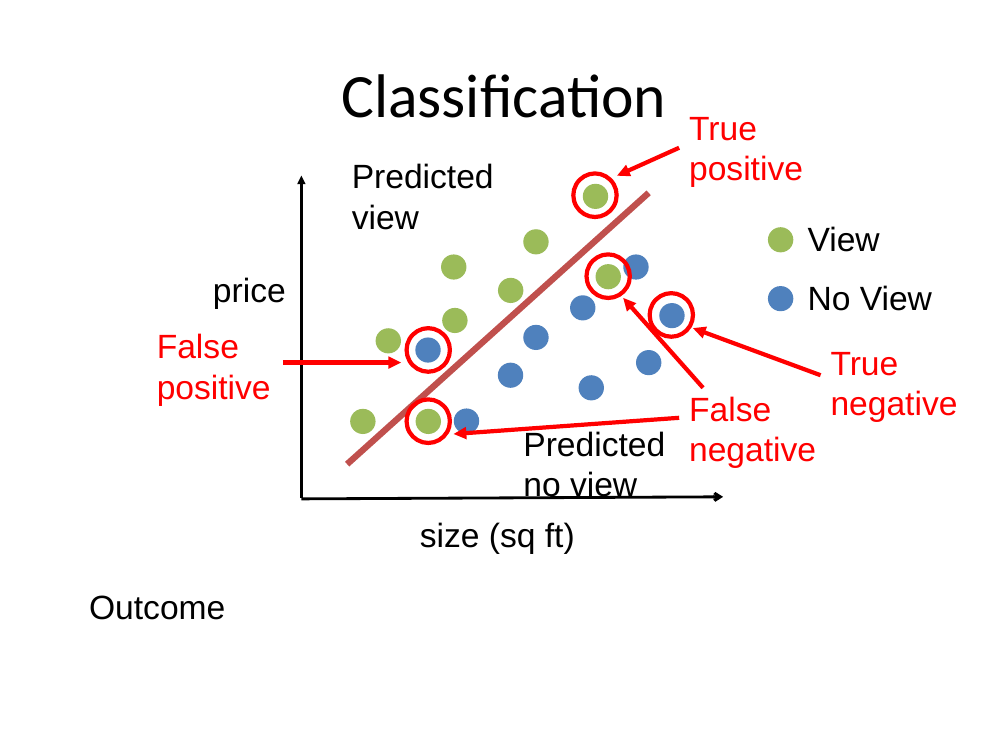
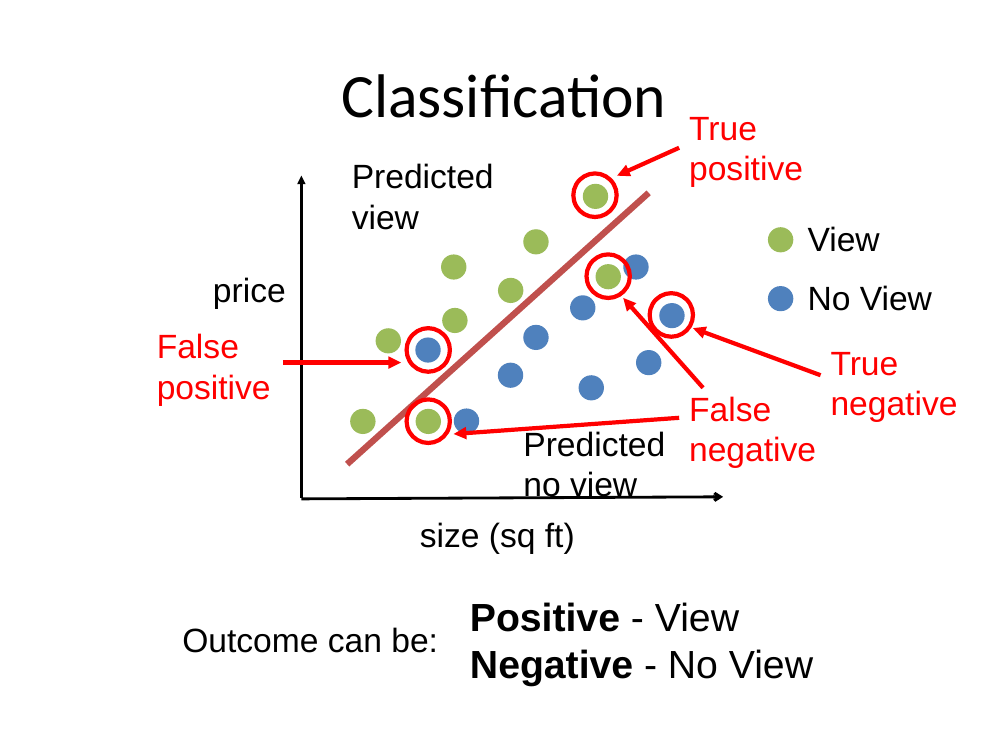
Before and after one commit to aloksharma1993/techfest-ml-tutorial, a slide deck: slide 16 of Techfest_ML.pptx. Drawn at 1008x756 pixels with LibreOffice and Linux fonts; fonts in the diff are those of the drawing. Boxes give left, top, right and bottom in pixels: in the first picture for what was removed or moved away, otherwise in the second. Text is boxed around its words. In the diff, an @@ line names an element or a change of style, - is before the commit and + after.

```diff
--- a/Techfest_ML.pptx
+++ b/Techfest_ML.pptx
@@ text removed at (x1=89, y1=595, x2=225, y2=620) @@
-Outcome
@@ text added at (x1=182, y1=627, x2=438, y2=653), 24 pt, text #000000 @@
+Outcome can be:
@@ text added at (x1=470, y1=602, x2=813, y2=686), 28 pt, text #000000, bold @@
+Positive - View
+Negative - No View
```
Also in this commit, not shown: 6 other slides changed.
